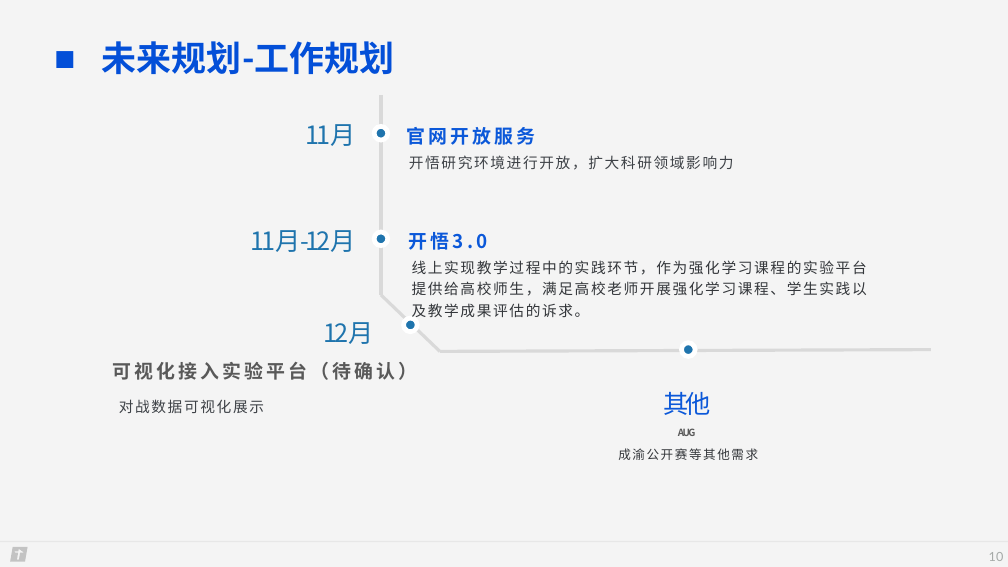
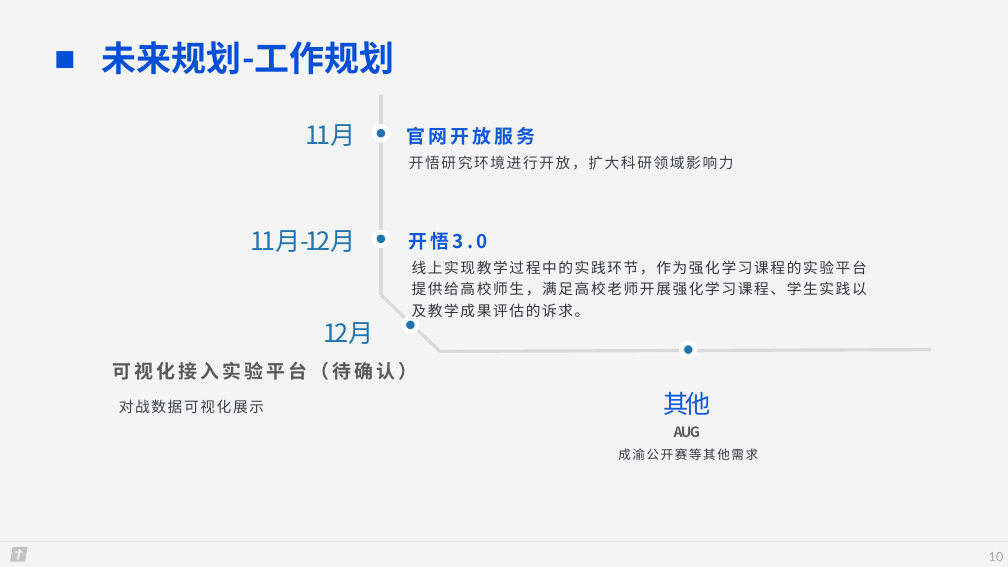
Before and after one commit to sunshiheima/MyPoject, a slide deck: slide 10 of files/简历/答辩.pptx. Drawn at 1008x567 pixels with LibreOffice and Linux fonts; fonts in the diff are those of the drawing; background and template pictures are left out. Boxes give left, top, right and bottom in pixels: in the first picture for what was removed or moved away, otherwise in the second. Text is boxed around its words. In the diff, an @@ line names an element or a change of style, - is before the commit and + after.

```diff
--- a/files/简历/答辩.pptx
+++ b/files/简历/答辩.pptx
@@ text "AUG" at [674,426,700,437]: size 9.4 to 13.5 pt; line spacing 0.9 to 0.8 @@
```
Also in this commit, not shown: 4 other slides changed.
